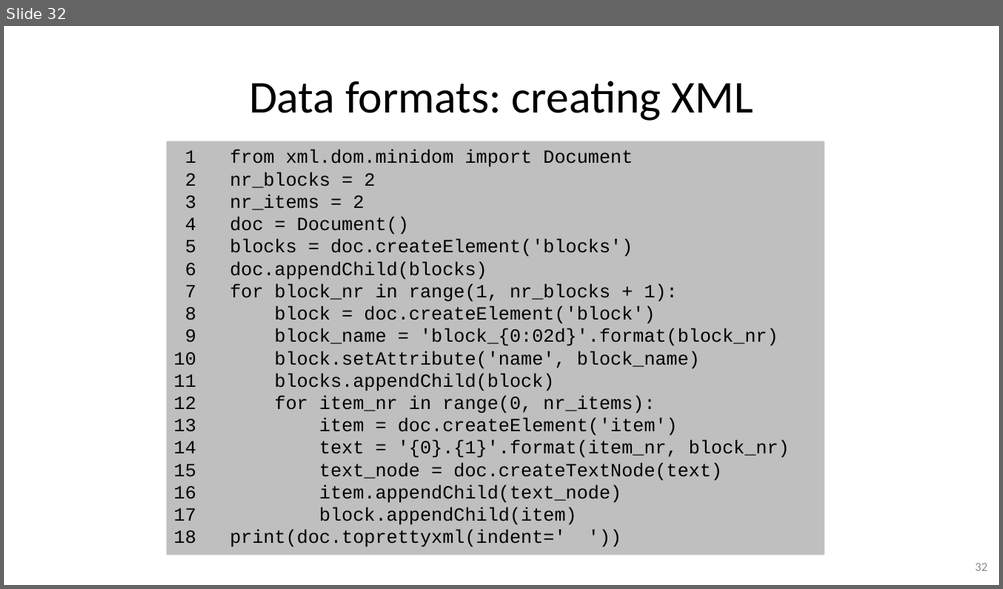
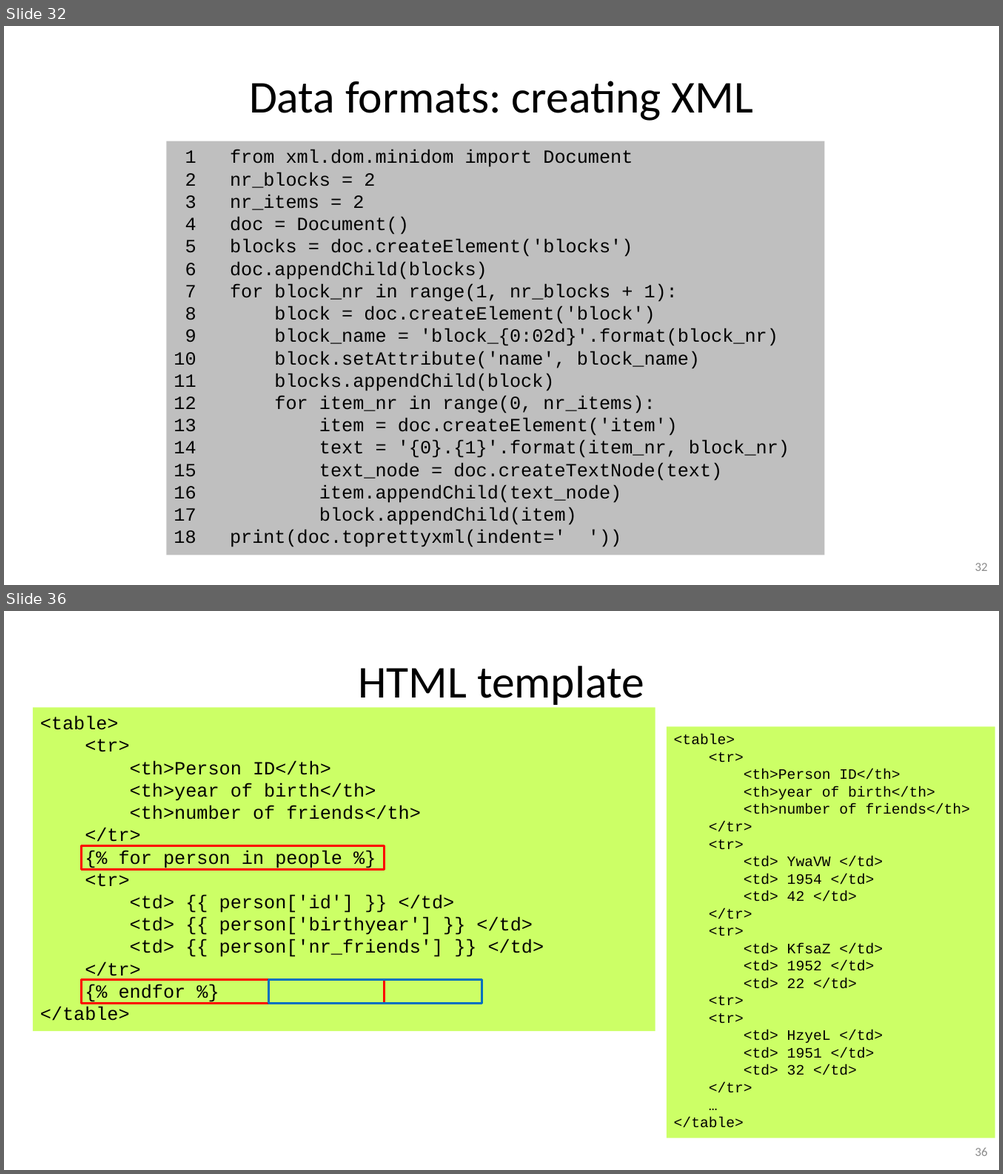
Before and after one commit to gjbex/Python-for-systems-programming, a slide deck: python_for_systems_programming.pptx. Shown one above the other, each under a label of ours: slide 32 before the commit, slides 32 and 36 after it; the slides between them are not shown. The pictures are 1003x589 and 1003x1174 pixels, drawn with LibreOffice and Linux fonts; fonts in the diff are those of the drawing. Boxes give left, top, right and bottom in pixels: in the first picture for what was removed or moved away, otherwise in the second. Text is boxed around its words. In the diff, an @@ line names an element or a change of style, - is before the commit and + after.

Commit message:
Add template slides

```diff
--- a/python_for_systems_programming.pptx
+++ b/python_for_systems_programming.pptx
@@ slide 36 added at [4,611,999,1170], background #FFFFFF @@
@@ title added at [358,666,644,709], 44 pt, text #000000 @@
+HTML template
@@ rectangle added at [33,707,655,1031], fill #CCFF66, 18 pt, text #000000 @@
+<table>
+<tr>
+<th>Person ID</th>
+<th>year of birth</th>
+<th>number of friends</th>
+</tr>
+{% for person in people %}
+<tr>
+<td> {{ person['id'] }} </td>
+<td> {{ person['birthyear'] }} </td>
+<td> {{ person['nr_friends'] }} </td>
+</tr>
+{% endfor %}
+</table>
@@ rectangle added at [666,726,995,1139], fill #CCFF66, 14 pt, text #000000 @@
+<table>
+<tr>
+<th>Person ID</th>
+<th>year of birth</th>
+<th>number of friends</th>
+</tr>
+<tr>
+<td> YwaVW </td>
+<td> 1954 </td>
+<td> 42 </td>
+</tr>
+<tr>
+<td> KfsaZ </td>
+<td> 1952 </td>
+<td> 22 </td>
+<tr>
+<tr>
+<td> HzyeL </td>
+<td> 1951 </td>
+<td> 32 </td>
+</tr>
+…
+</table>
@@ rectangle added at [81,846,384,870], outline #FF0000 2 pt @@
@@ rectangle added at [81,980,384,1004], outline #FF0000 2 pt @@
@@ rectangle added at [269,980,482,1004], outline #0070C0 2 pt @@
@@ page number added at [975,1148,987,1156], 12 pt, text #8C8C8C @@
+36
```
Also in this commit, not shown: 4 slides changed, 5 other slides added.
